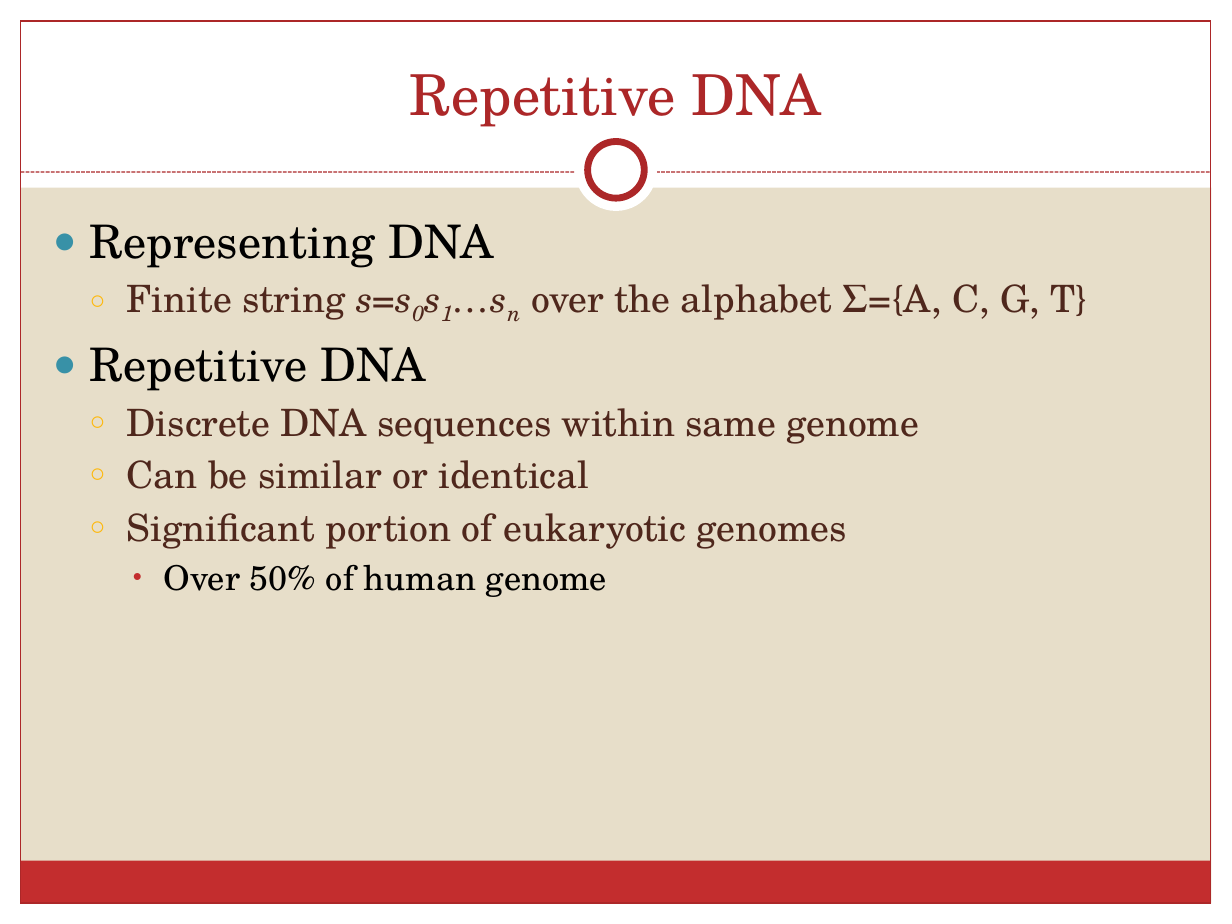
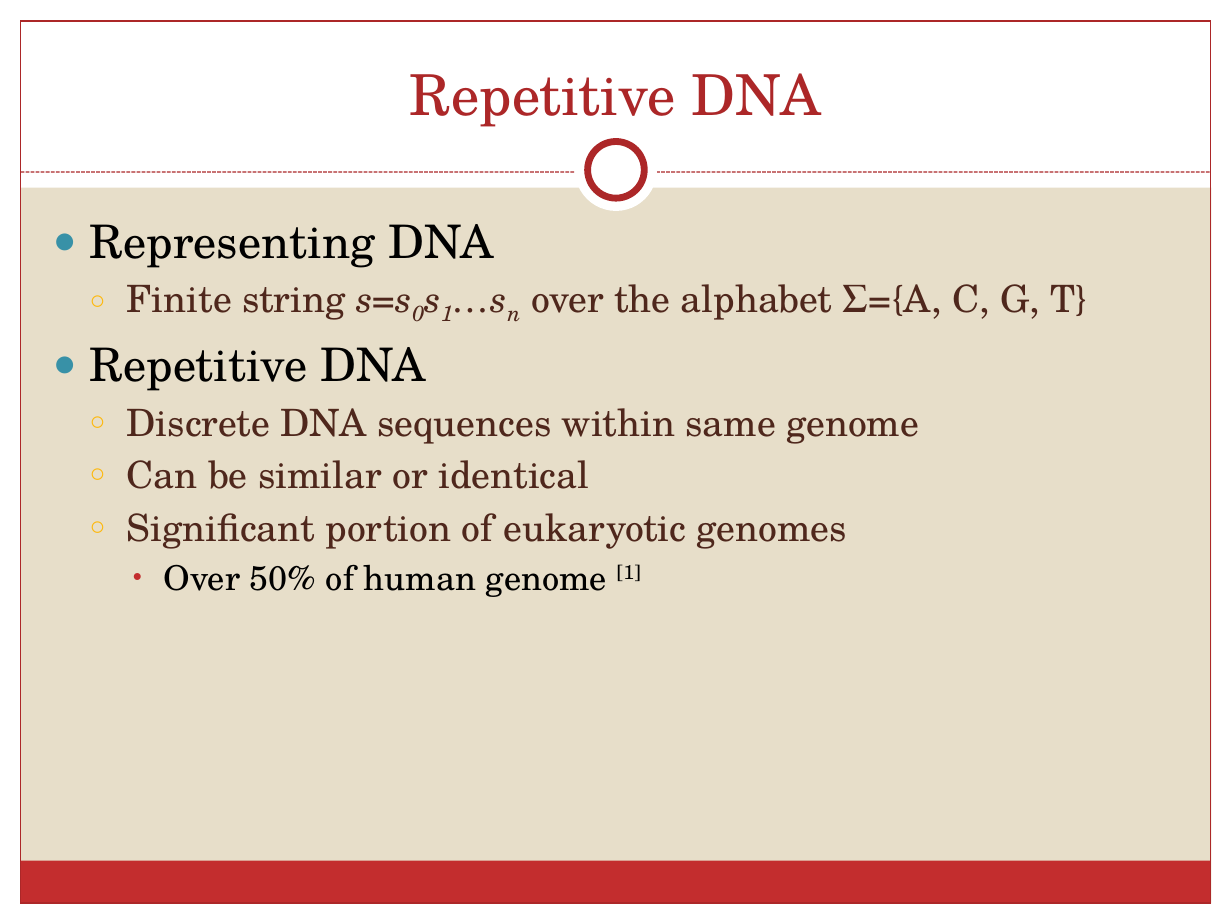
Before and after one commit to schaefce/proposal, a slide deck: slide 3 of SchaefferProposal.pptx. Drawn at 1232x924 pixels with LibreOffice and Linux fonts; fonts in the diff are those of the drawing. Boxes give left, top, right and bottom in pixels: in the first picture for what was removed or moved away, otherwise in the second. Text is boxed around its words. In the diff, an @@ line names an element or a change of style, - is before the commit and + after.

```diff
--- a/SchaefferProposal.pptx
+++ b/SchaefferProposal.pptx
@@ text at (164,564,641,597): text changed @@
-    • Over 50% of human genome
+    • Over 50% of human genome [1]
```
Also in this commit, not shown: 9 other slides changed, 2 slides added, 10 other files.
